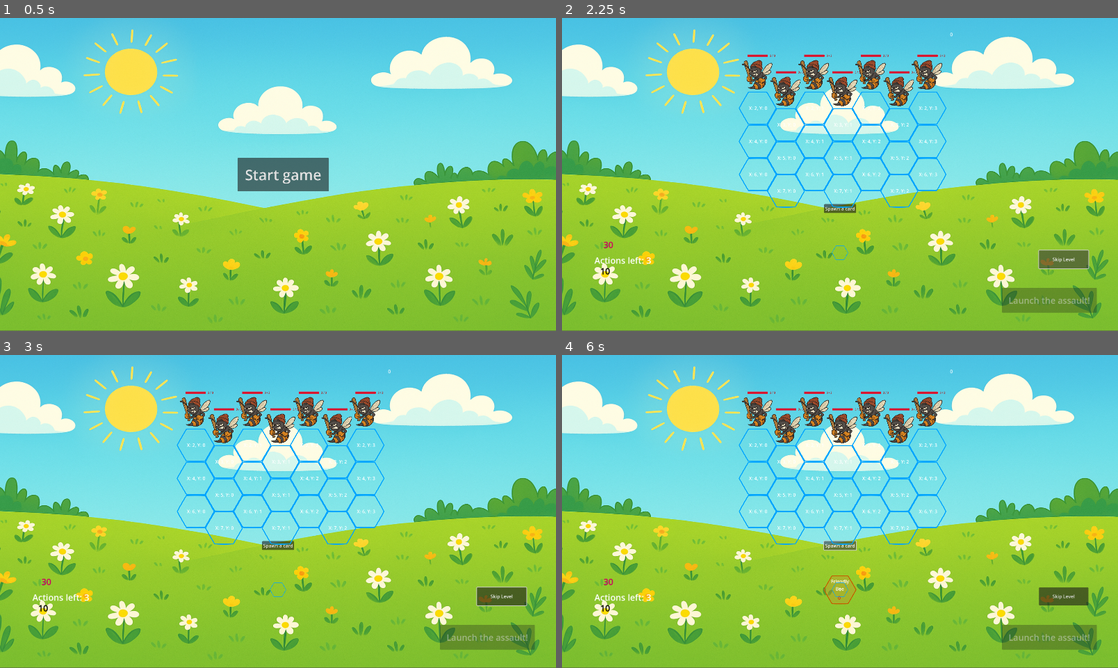
Above: before the commit, frames 1-4 (two rows, left to right).
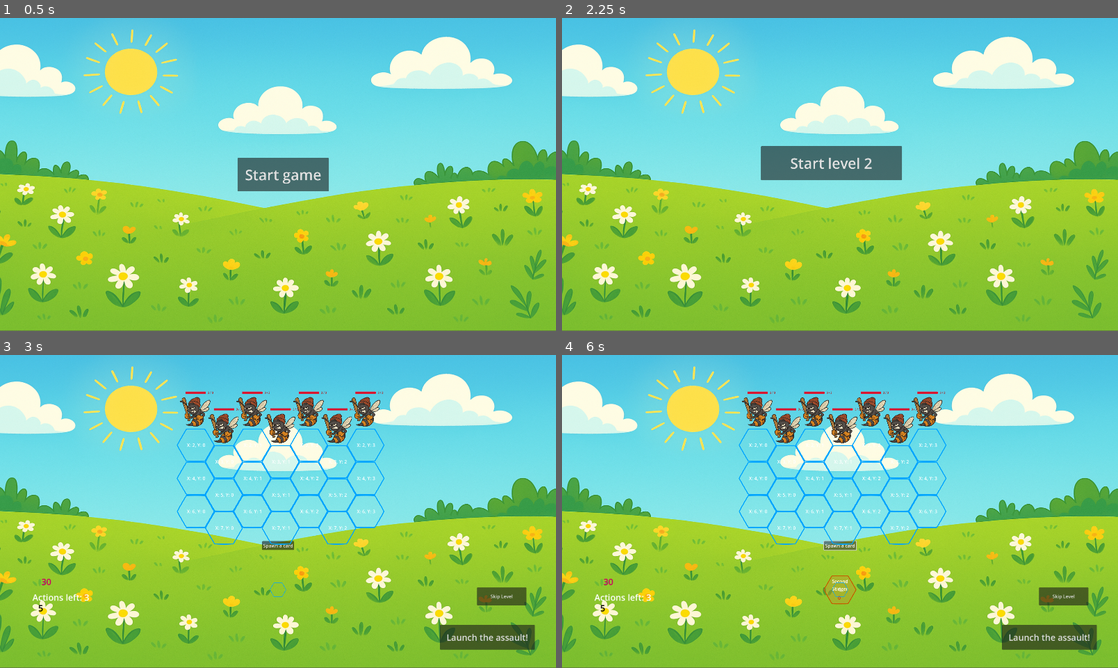
Above: after the commit, the same moments.

Repository: tysia2512/buzzco
Game: Godot game, scene res://scenes/main.tscn
Two runs of this game, one before a commit and one after it. Both use one fixed random seed, a clock stepped at 60 frames per second and the inputs below.
Inputs (mouse positions are in pixels of both pictures, inside the frame that each line leads up to):
- Up to frame 1 (0.5 s): no input
- Up to frame 2 (2.25 s): click "Start game" at 0.5 s; click "Launch the assault!" at 1.25 s; click "Skip Level" at 2 s
- Up to frame 3 (3 s): click (266, 498) at 2.75 s, where only the run after the commit has a clickable "Start level 2"
- Up to frame 4 (6 s): click (1051, 636) at 3.5 s, where only the run after the commit has a clickable "Launch the assault!"; click "Skip Level" at 4.25 s; click (828, 498) at 5 s, where only the run after the commit has a clickable "Start level 3"; click "Spawn a card" at 5.75 s

Frame 1 is identical in both runs. In frame 2, 8.6% of the frame differs, in the area x 5-97%, y 4-95%; in frame 3, 1.5%; in frame 4, 1.4%.

Commit message:
Resets on new level

Diff:
--- a/scenes/main.tscn
+++ b/scenes/main.tscn
@@ -58,7 +58,7 @@
 horizontal_alignment = 1
 vertical_alignment = 1
 
-[node name="Button" type="Button" parent="GameLoop/GameOverPage"]
+[node name="NewGameButton" type="Button" parent="GameLoop/GameOverPage"]
 offset_left = 761.0
 offset_top = 558.0
 offset_right = 1130.0
@@ -68,5 +68,6 @@
 
 [connection signal="pressed" from="GameLoop/IntroPage/StartGameButton" to="GameLoop" method="_on_start_game_button_pressed"]
 [connection signal="game_over" from="GameLoop/LevelPlay" to="GameLoop" method="_on_level_play_game_over"]
+[connection signal="level_cleared" from="GameLoop/LevelPlay" to="GameLoop" method="_on_level_play_level_cleared"]
 [connection signal="pressed" from="GameLoop/NextLevelPage/NextLevelButton" to="GameLoop" method="_on_next_level_button_pressed"]
-[connection signal="pressed" from="GameLoop/GameOverPage/Button" to="GameLoop" method="_on_button_pressed"]
+[connection signal="pressed" from="GameLoop/GameOverPage/NewGameButton" to="GameLoop" method="_on_new_game_button_pressed"]
--- a/scripts/game_loop.gd
+++ b/scripts/game_loop.gd
@@ -1,4 +1,6 @@
 extends Node2D
+
+@onready var level_play_scene: PackedScene = preload("res://scenes/level_play.tscn")
 
 @onready var intro_page: Node2D = $IntroPage
 @onready var level_play: Node2D = $LevelPlay
@@ -9,32 +11,36 @@
 
 func _ready():
 	intro_page.visible = true
-	level_play.visible = false
+	level_play.queue_free()
 	next_level_page.visible = false
 	game_over_page.visible = false
 
 func _on_start_game_button_pressed() -> void:
-	level_play.prepare_level(level)
 	intro_page.visible = false
-	level_play.visible = true
+	instantiate_level(level)
 
 func _on_level_play_level_cleared() -> void:
 	level += 1
-	level_play.visible = false
+	level_play.queue_free()
 	next_level_page.next_level_button.text = "Start level " + str(level)
 	next_level_page.visible = true
 
 func _on_next_level_button_pressed() -> void:
-	level_play.prepare_level(level)
+	instantiate_level(level)
 	next_level_page.visible = false
-	level_play.visible = true
-
-func _on_button_pressed() -> void:
-	level = 1
-	level_play.prepare_level(level)
-	game_over_page.visible = false
-	level_play.visible = true
 
 func _on_level_play_game_over() -> void:
-	level_play.visible = false
+	level_play.queue_free()
 	game_over_page.visible = true
+
+func _on_new_game_button_pressed() -> void:
+	level = 1
+	instantiate_level(level)
+	game_over_page.visible = false
+
+func instantiate_level(lvl: int) -> void:
+	level_play = level_play_scene.instantiate() as LevelPlay
+	add_child(level_play)
+	level_play.game_over.connect(_on_level_play_game_over)
+	level_play.level_cleared.connect(_on_level_play_level_cleared)
+	level_play.prepare_level(lvl)
--- a/scripts/global/game_state.gd
+++ b/scripts/global/game_state.gd
@@ -16,9 +16,10 @@
 
 const EMEMY_COLLISION_LAYER: int = 3
 
-
 const ACTIONS_PER_TURN: int = 3
 const POLLEN_RECOVERED_ON_ASSAULT: int = 5
+const PLAYER_START_HEALTH: int = 30
+const START_POLLEN: int = 5
 
 var turn_stage: TurnStage = TurnStage.PLAYER_MOVE
 var specific_input: SpecificInput
@@ -35,3 +36,8 @@
 # make a difference if you launch the assault or not. Ideas:
 # only the assault triggers the enemy attack
 # the assault takes 3 actions
+
+func set_up_new_level():
+	turn_stage = GameState.TurnStage.PLAYER_MOVE
+	player_health = GameState.PLAYER_START_HEALTH
+	PollenManager.set_up_new_level()
--- a/scripts/global/pollen_manager.gd
+++ b/scripts/global/pollen_manager.gd
@@ -1,6 +1,6 @@
 extends Node2D
 
-var pollen = 5
+var pollen = GameState.START_POLLEN
 var _pollen_regained_from_launch = 3
 
 func can_afford_pollen(x: int) -> bool:
@@ -14,3 +14,6 @@
 
 func launch_assault():
 	pollen += _pollen_regained_from_launch
+
+func set_up_new_level():
+	pollen = GameState.START_POLLEN
--- a/scripts/grid.gd
+++ b/scripts/grid.gd
@@ -13,17 +13,21 @@
 var W
 
 func _ready():
+	set_up_new_grid()
+
+func set_up_new_grid():
 	grid.resize(ROWS.size())
 	for i in range(0, ROWS.size()):
 		grid[i] = []
 		grid[i].resize(ROWS[i])
 
-	var tile = grid_tile.instantiate()
-	tile.visible = false
-	add_child(tile)
-	tile_height = tile.get_texture_size().y
-	tile_width = tile.get_texture_size().x
-	tile.queue_free()
+	var size_tile = grid_tile.instantiate()
+	size_tile.visible = false
+	add_child(size_tile)
+	tile_height = size_tile.get_texture_size().y
+	tile_width = size_tile.get_texture_size().x
+	size_tile.queue_free()
+
 	W = ROWS.max() * tile_width + tile_width / 2
 	H = (tile_height * (ROWS.size() + 2) + 1) / 2
 
@@ -104,3 +108,17 @@
 
 	enemies.sort_custom(func(e): return (e as Enemy).position.x)
 	enemy_manager.set_enemies(enemies)
+
+func set_up_new_level(
+	level: int,
+	enemy_tile_generator: EnemyTileGenerator,
+	enemy_manager: EnemyManager) -> void:
+	for row in grid:
+		for tile in row:
+			if tile == null:
+				continue
+			tile.queue_free()
+	grid = []
+
+	set_up_new_grid()
+	generate_enemies(enemy_tile_generator, enemy_manager)
--- a/scripts/level_play.gd
+++ b/scripts/level_play.gd
@@ -22,10 +22,10 @@
 	actions_left_label.text = "Actions left: " + str(actions_left_in_turn)
 
 func prepare_level(level: int):
-	GameState.turn_stage = GameState.TurnStage.PLAYER_MOVE
+	GameState.set_up_new_level()
 	enemy_tile_generator.prepare_level(level)
-	# no need to use a signal
-	grid.generate_enemies(enemy_tile_generator, enemy_manager)
+	grid.set_up_new_level(level, enemy_tile_generator, enemy_manager)
+	# clear hand, prepare deck
 
 func _on_cheat_button_pressed() -> void:
 	level_cleared.emit()
